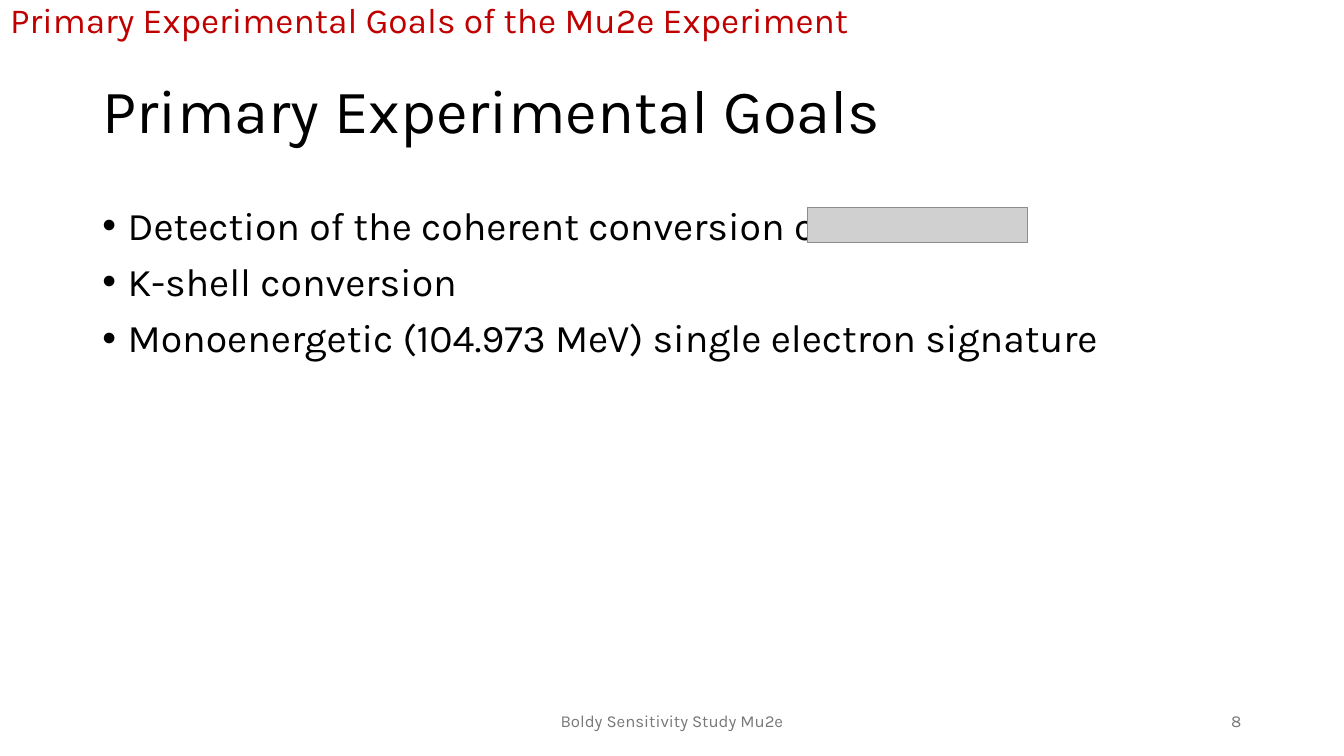
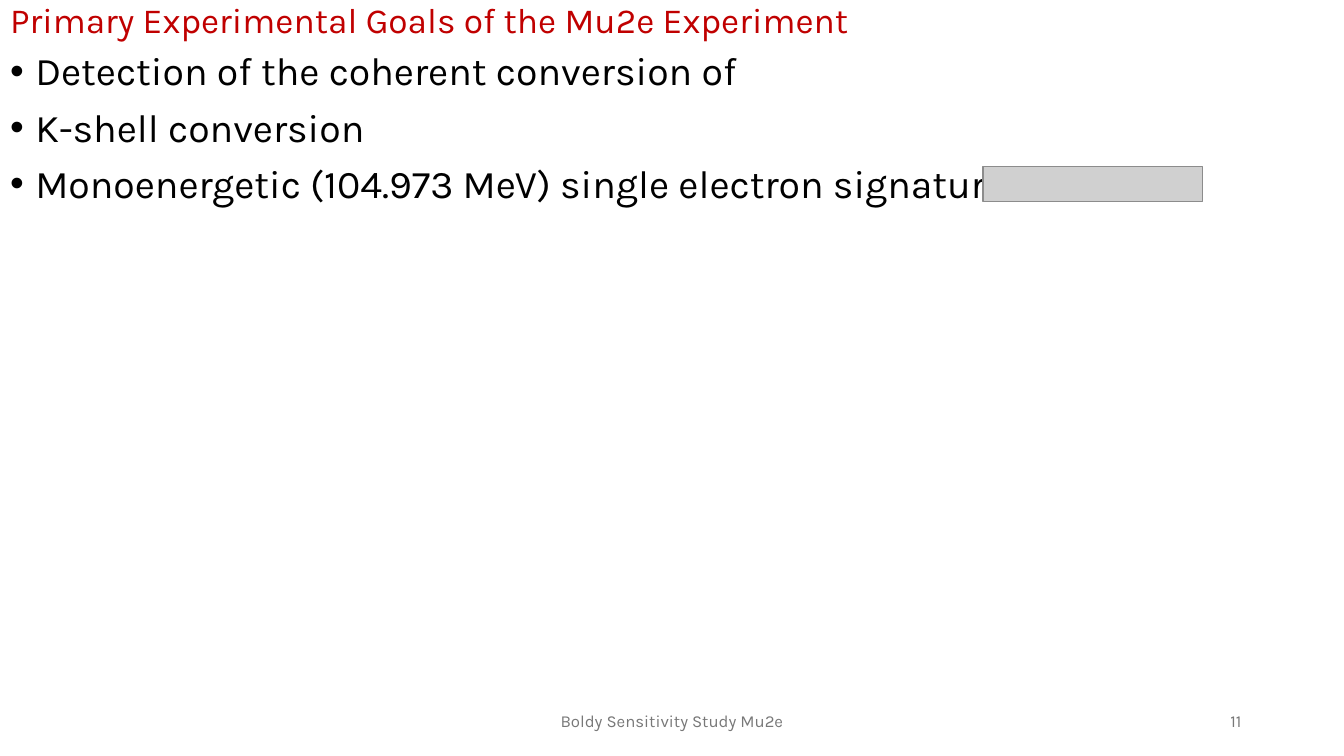
Before and after one commit to andrewboldy/DissertationAndProposalWriting, a slide deck: slide 11 of ProposalWriting/Presentation/BoldyProposalDefense [Autosaved].pptx (slide 8 before the commit). Drawn at 1344x756 pixels with LibreOffice and Linux fonts; fonts in the diff are those of the drawing; grey boxes stand for pictures. Boxes give left, top, right and bottom in pixels: in the first picture for what was removed or moved away, otherwise in the second. Text is boxed around its words. In the diff, an @@ line names an element or a change of style, - is before the commit and + after.

```diff
--- a/ProposalWriting/Presentation/BoldyProposalDefense [Autosaved].pptx
+++ b/ProposalWriting/Presentation/BoldyProposalDefense [Autosaved].pptx
@@ text "Detection of the coherent conversion ..." rewrapped from (128, 205, 1097, 362) to (35, 58, 1005, 208) @@
@@ title removed at (102, 90, 881, 148) @@
-Primary Experimental Goals
@@ picture: place and size @@
-picture at (808, 208, 1027, 243)
+picture at (983, 166, 1203, 202)
@@ page number at (1230, 716, 1241, 727): text changed @@
-8
+11
```
Also in this commit, not shown: 16 other slides changed, 19 slides added, 4 slides removed, 1 other file.
